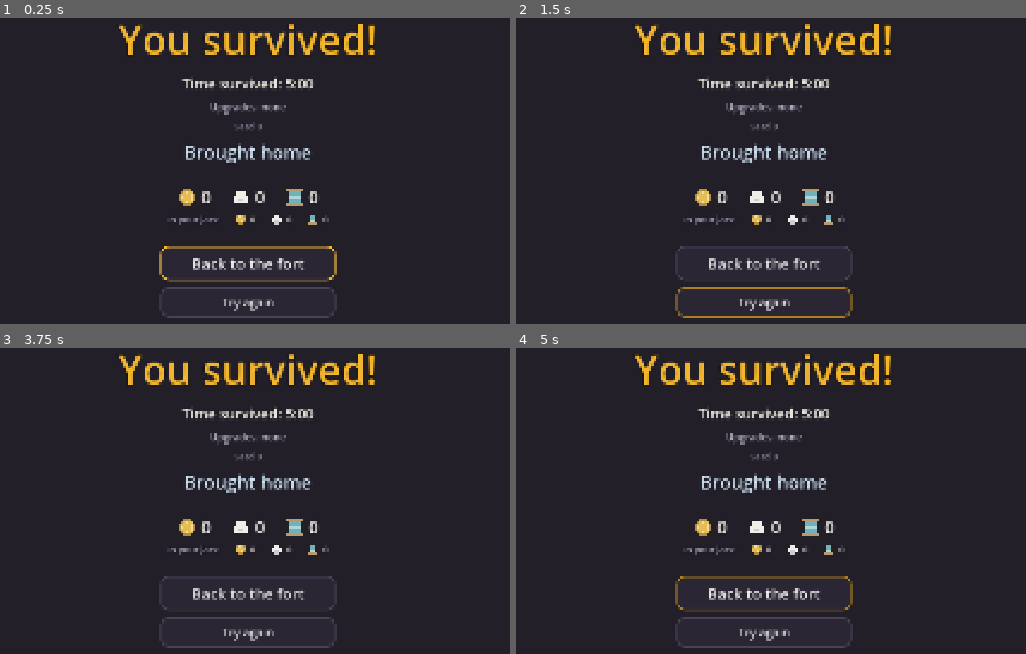
Above: before the commit, frames 1-4 (two rows, left to right).
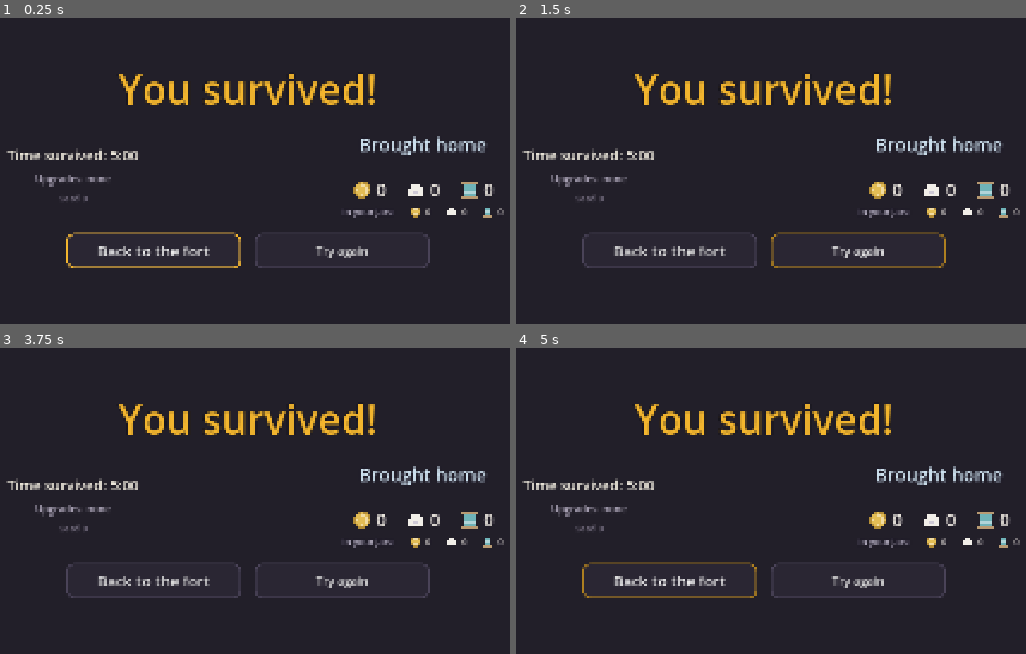
Above: after the commit, the same moments.

Repository: DennitoCheeto/stuffed
Game: Godot game, scene res://src/ui/end_screen.tscn
Same seed, same stepped clock (60 frames per second), same inputs: the game is played once before the commit and once after it. This scene is started directly instead of the project's main scene.
Inputs (mouse positions are in pixels of both pictures, inside the frame that each line leads up to):
- Up to frame 1 (0.25 s): no input
- Up to frame 2 (1.5 s): click "Back to the fort" at 0.5 s; click "Try again" at 1.25 s
- Up to frame 3 (3.75 s): click "Try again" at 2 s; click "Try again" at 2.75 s; tap Enter (ui_accept) at 3.5 s; move the mouse to (423, 473) at 3.52 s; hold D (p1_move_right) from 3.53 s (still down); hold B (banish_card) from 3.53 s (still down); click (423, 473) at 3.67 s
- Up to frame 4 (5 s): tap Enter (ui_accept) at 3.77, 4.07, 4.25 s; release D (p1_move_right) at 4.25 s; release B (banish_card) at 4.25 s; drag from (602, 516) to (725, 583) at 4.27 s

The runs differ from the first frame. In frame 1, 11% of the frame differs, in the area x 1-99%, y 1-99%; in frame 2, 11%; in frame 3, 10%; in frame 4, 11%.

Commit message:
Fix end screen buttons sliding off the screen (#121)
Run stats and "Brought home" now sit side by side, the buttons share one
row, and the upgrade list is capped at 4 lines. A scenario test fills the
screen with a worst-case run on 1920x1080 and checks the buttons fit.

Also: M2 + M3 accepted in status.md, UI research 02 for spec 04.

Closes #121

Co-Authored-By: Claude Opus 5.5 <noreply@anthropic.com>

Diff:
--- a/src/ui/end_screen.gd
+++ b/src/ui/end_screen.gd
@@ -14,14 +14,14 @@
 @onready var stats_label: Label = %StatsLabel
 @onready var upgrades_label: Label = %UpgradesLabel
 @onready var seed_label: Label = %SeedLabel
+## Right column: what the run brought home (left column: the run's stats).
+@onready var home_column: VBoxContainer = %HomeColumn
 @onready var fort_button: Button = %FortButton
 @onready var try_again_button: Button = %TryAgainButton
 
 
 func _ready() -> void:
-	var center: Control = seed_label.get_parent()
-	center.add_child(brought_home)
-	center.move_child(brought_home, seed_label.get_index() + 1)
+	home_column.add_child(brought_home)
 	fort_button.pressed.connect(fort_requested.emit)
 	try_again_button.pressed.connect(try_again_requested.emit)
 	fort_button.grab_focus()
--- a/src/ui/end_screen.tscn
+++ b/src/ui/end_screen.tscn
@@ -58,18 +58,16 @@
 
 [node name="Center" type="VBoxContainer" parent="."]
 layout_mode = 1
-anchors_preset = 8
-anchor_left = 0.5
-anchor_top = 0.5
-anchor_right = 0.5
-anchor_bottom = 0.5
-offset_left = -560.0
-offset_top = -500.0
-offset_right = 560.0
-offset_bottom = 500.0
+anchors_preset = 15
+anchor_right = 1.0
+anchor_bottom = 1.0
+offset_left = 80.0
+offset_top = 48.0
+offset_right = -80.0
+offset_bottom = -48.0
 grow_horizontal = 2
 grow_vertical = 2
-theme_override_constants/separation = 16
+theme_override_constants/separation = 36
 alignment = 1
 
 [node name="TitleLabel" type="Label" parent="Center"]
@@ -82,7 +80,25 @@
 text = "You survived!"
 horizontal_alignment = 1
 
-[node name="StatsLabel" type="Label" parent="Center"]
+[node name="Columns" type="HBoxContainer" parent="Center"]
+layout_mode = 2
+size_flags_horizontal = 4
+theme_override_constants/separation = 80
+alignment = 1
+
+[node name="RunColumn" type="VBoxContainer" parent="Center/Columns"]
+custom_minimum_size = Vector2(760, 0)
+layout_mode = 2
+theme_override_constants/separation = 16
+alignment = 1
+
+[node name="HomeColumn" type="VBoxContainer" parent="Center/Columns"]
+unique_name_in_owner = true
+custom_minimum_size = Vector2(760, 0)
+layout_mode = 2
+alignment = 1
+
+[node name="StatsLabel" type="Label" parent="Center/Columns/RunColumn"]
 unique_name_in_owner = true
 layout_mode = 2
 theme_override_colors/font_color = Color(0.95, 0.93, 0.88, 1)
@@ -91,9 +107,9 @@
 text = "Time survived: 5:00"
 horizontal_alignment = 1
 
-[node name="UpgradesLabel" type="Label" parent="Center"]
+[node name="UpgradesLabel" type="Label" parent="Center/Columns/RunColumn"]
 unique_name_in_owner = true
-custom_minimum_size = Vector2(1000, 0)
+custom_minimum_size = Vector2(760, 0)
 layout_mode = 2
 size_flags_horizontal = 4
 theme_override_colors/font_color = Color(0.75, 0.72, 0.8, 1)
@@ -101,8 +117,10 @@
 text = "Upgrades: none"
 horizontal_alignment = 1
 autowrap_mode = 3
+text_overrun_behavior = 3
+max_lines_visible = 4
 
-[node name="SeedLabel" type="Label" parent="Center"]
+[node name="SeedLabel" type="Label" parent="Center/Columns/RunColumn"]
 unique_name_in_owner = true
 layout_mode = 2
 theme_override_colors/font_color = Color(0.55, 0.52, 0.6, 1)
@@ -110,15 +128,15 @@
 text = "Seed 0"
 horizontal_alignment = 1
 
-[node name="Spacer" type="Control" parent="Center"]
-custom_minimum_size = Vector2(0, 16)
+[node name="Buttons" type="HBoxContainer" parent="Center"]
 layout_mode = 2
+theme_override_constants/separation = 32
+alignment = 1
 
-[node name="FortButton" type="Button" parent="Center"]
+[node name="FortButton" type="Button" parent="Center/Buttons"]
 unique_name_in_owner = true
 custom_minimum_size = Vector2(420, 84)
 layout_mode = 2
-size_flags_horizontal = 4
 theme_override_font_sizes/font_size = 36
 theme_override_styles/normal = SubResource("StyleBoxFlat_normal")
 theme_override_styles/hover = SubResource("StyleBoxFlat_hover")
@@ -126,11 +144,10 @@
 theme_override_styles/focus = SubResource("StyleBoxFlat_focus")
 text = "Back to the fort"
 
-[node name="TryAgainButton" type="Button" parent="Center"]
+[node name="TryAgainButton" type="Button" parent="Center/Buttons"]
 unique_name_in_owner = true
-custom_minimum_size = Vector2(420, 72)
+custom_minimum_size = Vector2(420, 84)
 layout_mode = 2
-size_flags_horizontal = 4
 theme_override_font_sizes/font_size = 28
 theme_override_styles/normal = SubResource("StyleBoxFlat_normal")
 theme_override_styles/hover = SubResource("StyleBoxFlat_hover")
--- /dev/null
+++ b/tests/scenarios/test_03_end_screen_fits.gd
@@ -0,0 +1,45 @@
+extends GutTest
+## Scenario (playtest M2 + M3): the end screen shows everything (stats, a long upgrade list, the
+## haul, a rescue) and both buttons still fit on a 1920 x 1080 screen.
+
+const END_SCENE: PackedScene = preload("res://src/ui/end_screen.tscn")
+const SCREEN: Vector2 = Vector2(1920, 1080)
+
+var frame: Control
+
+
+func before_each() -> void:
+	frame = Control.new()
+	frame.size = SCREEN
+	add_child_autofree(frame)
+
+
+func _busy_result() -> RunResult:
+	var result: RunResult = RunResult.new()
+	result.survived_seconds = 520.0
+	result.endless_seconds = 75.0
+	result.level = 38
+	result.kills = 4321
+	result.killed_by = "Sock King"
+	var upgrades: PackedStringArray = []
+	for i: int in 24:
+		upgrades.append("Some Long Upgrade Name %d (Lv 5)" % i)
+	result.upgrades = upgrades
+	return result
+
+
+func test_buttons_fit_on_screen_with_everything_shown() -> void:
+	var end: EndScreen = END_SCENE.instantiate()
+	frame.add_child(end)
+	end.show_result(_busy_result())
+	var kept: Dictionary[String, int] = {"coins": 1234, "stuffing": 56, "thread": 7}
+	var before: Dictionary[String, int] = {"coins": 99999, "stuffing": 999, "thread": 99}
+	end.brought_home.show_haul(kept, before, 0.5, 0.1)
+	end.brought_home.show_rescue("BamBam")
+	await wait_process_frames(3)
+	var screen: Rect2 = Rect2(Vector2.ZERO, SCREEN)
+	for button: Button in [end.fort_button, end.try_again_button]:
+		var rect: Rect2 = button.get_global_rect()
+		assert_true(screen.encloses(rect), "%s fits on screen: %s" % [button.text, rect])
+	var title: Rect2 = end.title_label.get_global_rect()
+	assert_true(screen.encloses(title), "the title fits too: %s" % title)
Not shown, added: tests/scenarios/test_03_end_screen_fits.gd.uid
Not shown, added: docs/research/02-game-ui-research.md
Not shown, changed: docs/status.md
